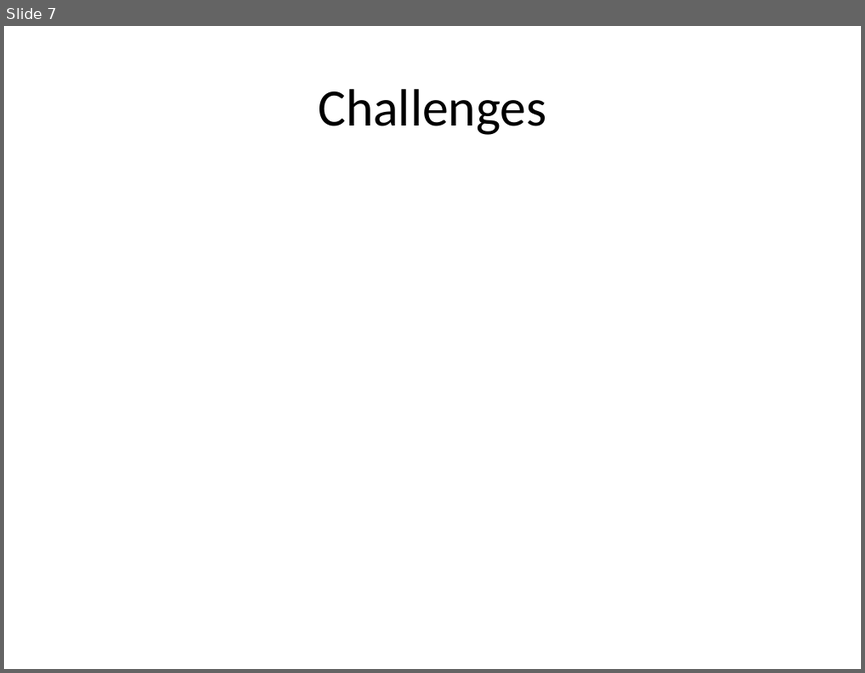
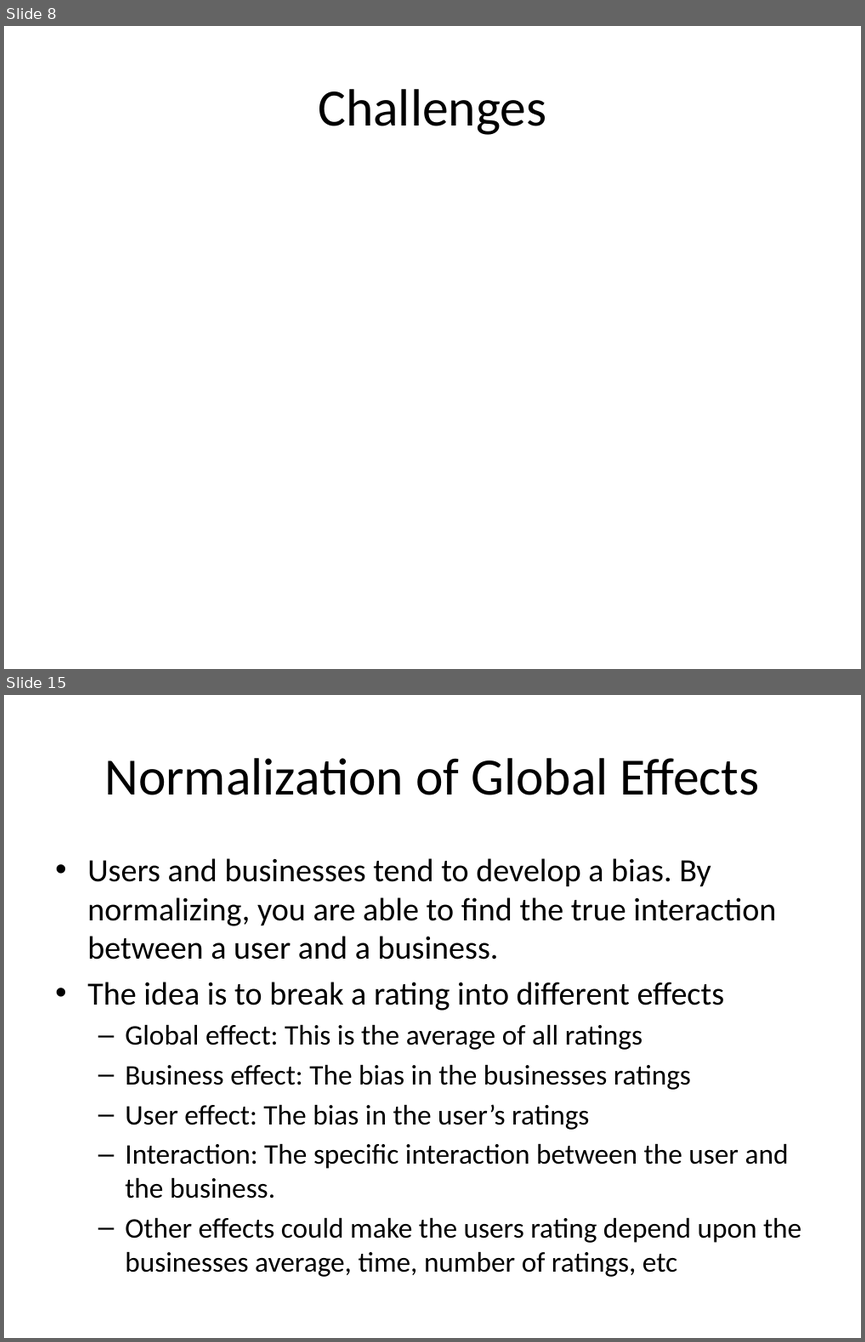
Before and after one commit to zouf/AllSortz, a slide deck: docs/slides.pptx. Shown one above the other, each under a label of ours: slide 7 before the commit, slides 8 and 15 after it; the slides between them are not shown. The pictures are 865x673 and 865x1342 pixels, drawn with LibreOffice and Linux fonts; fonts in the diff are those of the drawing; grey boxes stand for pictures. Boxes give left, top, right and bottom in pixels: in the first picture for what was removed or moved away, otherwise in the second. Text is boxed around its words. In the diff, an @@ line names an element or a change of style, - is before the commit and + after.

```diff
--- a/docs/slides.pptx
+++ b/docs/slides.pptx
@@ slide 15 added at bbox=[4, 695, 861, 1338], background #FFFFFF @@
@@ title added at bbox=[104, 758, 760, 795], 44 pt, text #000000 @@
+Normalization of Global Effects
@@ text added at bbox=[87, 858, 801, 1276], 23.8 pt, text #000000 @@
+• Users and businesses tend to develop a bias. By normalizing, you are able to find the true interaction between a user and a business.
+• The idea is to break a rating into different effects
+  – Global effect: This is the average of all ratings
+  – Business effect: The bias in the businesses ratings
+  – User effect: The bias in the user’s ratings
+  – Interaction: The specific interaction between the user and the business.
+  – Other effects could make the users rating depend upon the businesses average, time, number of ratings, etc
@@ what was slide 7 is now slide 8 @@
```
Also in this commit, not shown: 5 slides changed, 9 other slides added.
